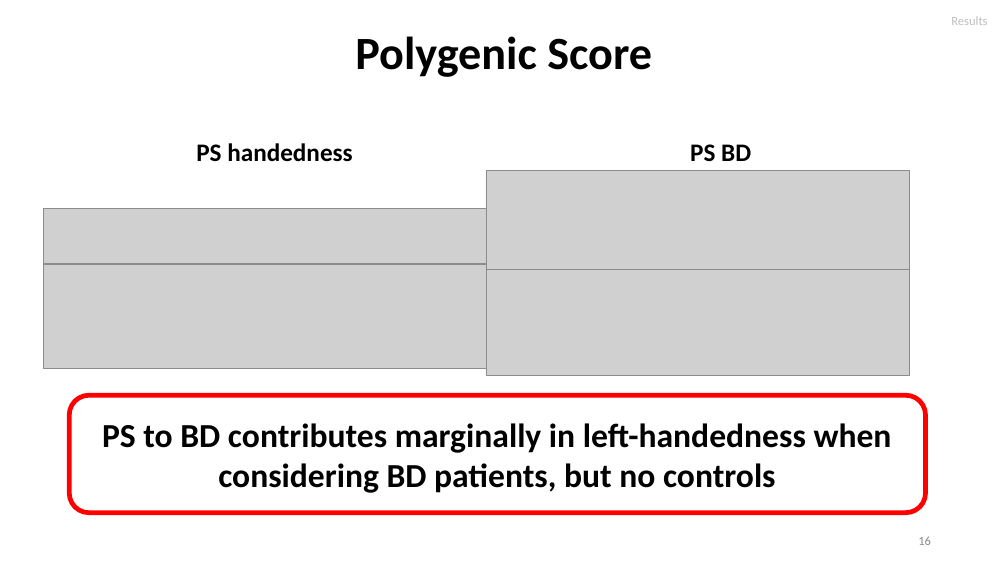
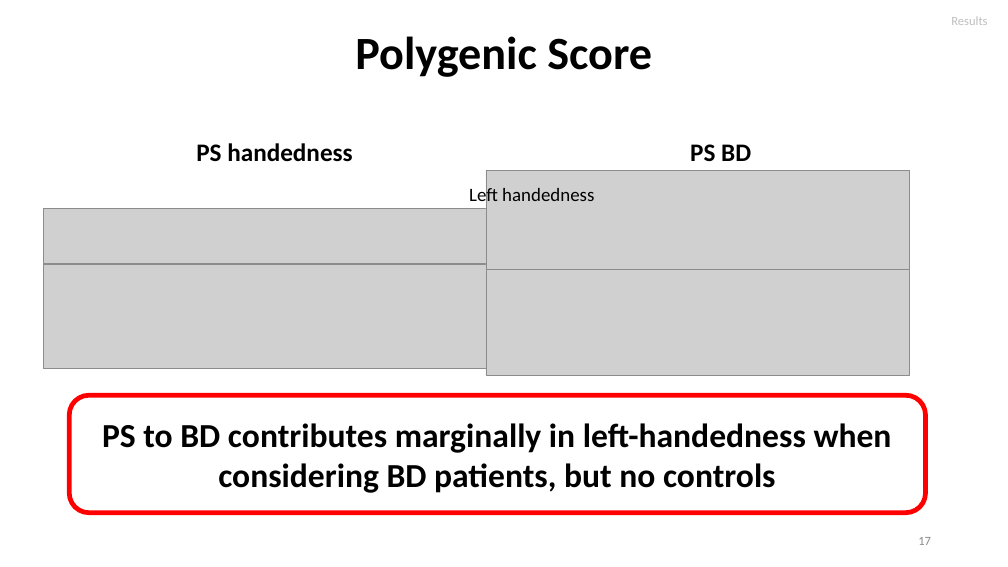
Before and after one commit to igarcia17/EHI_laterality, a slide deck: slide 17 of NorthSeaLateralityCongress_InesGarciaOrtiz.pptx (slide 16 before the commit). Drawn at 1008x567 pixels with LibreOffice and Linux fonts; fonts in the diff are those of the drawing; grey boxes stand for pictures. Boxes give left, top, right and bottom in pixels: in the first picture for what was removed or moved away, otherwise in the second. Text is boxed around its words. In the diff, an @@ line names an element or a change of style, - is before the commit and + after.

```diff
--- a/NorthSeaLateralityCongress_InesGarciaOrtiz.pptx
+++ b/NorthSeaLateralityCongress_InesGarciaOrtiz.pptx
@@ text added at bbox=[469, 185, 594, 206], 18 pt, text #000000 @@
+Left handedness
@@ page number at bbox=[918, 537, 931, 545]: text changed @@
-16
+17
```
Also in this commit, not shown: 6 other slides changed, 1 slide added.
